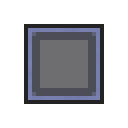
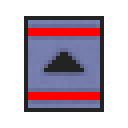
Comparing the layer stacks of the two 128x128 images. Changes:
hid "big" over [36, 36, 92, 92]
renamed "bar on" to "bar ofn", showed it, painted on it over [28, 28, 100, 100]
showed "arw off", painted on it over [40, 48, 88, 72]
hid "front" over [24, 24, 104, 104]
showed "side", painted on it over [24, 16, 104, 112]
